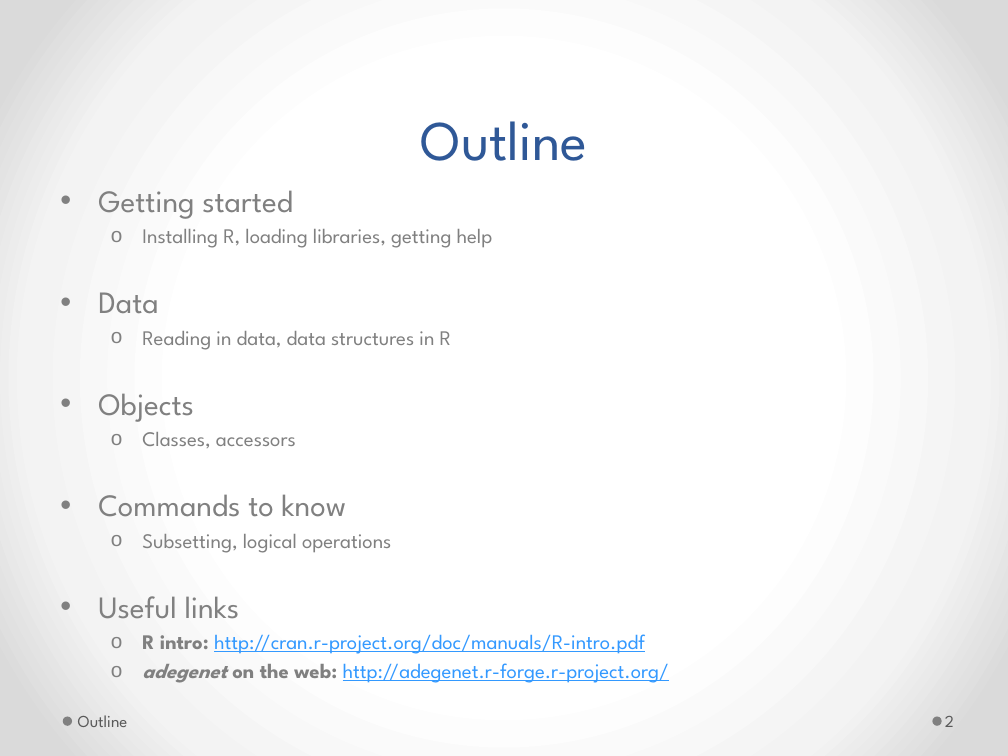
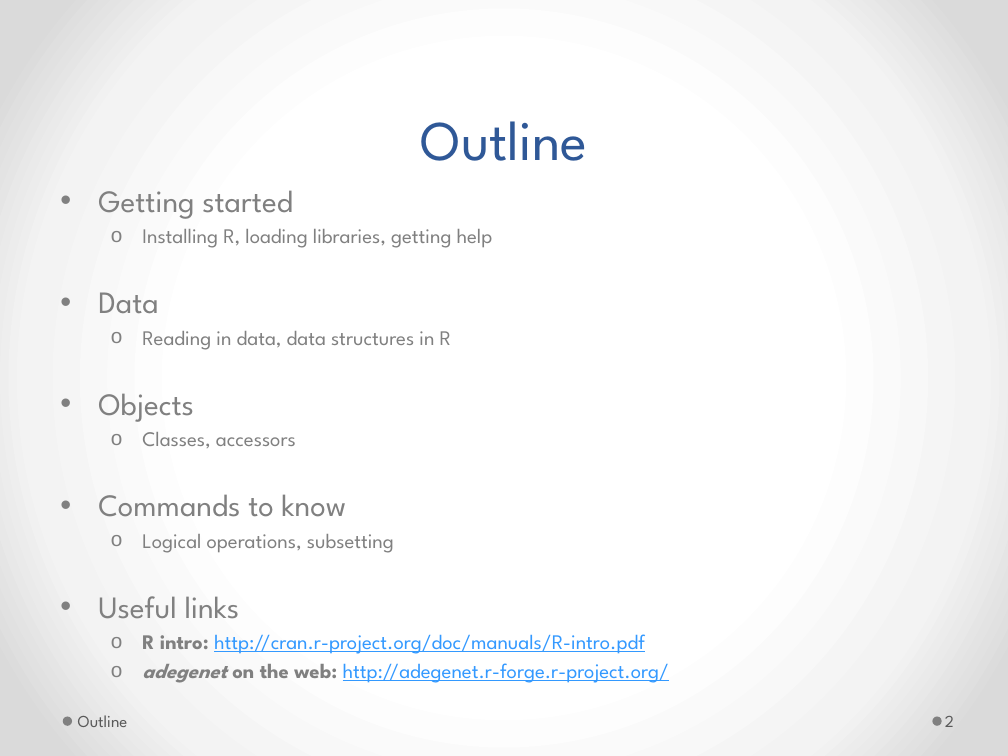
Before and after one commit to r-forge/adegenet, a slide deck: slide 2 of www/files/Leuven2014/Refresh-R.pptx. Drawn at 1008x756 pixels with LibreOffice and Linux fonts; fonts in the diff are those of the drawing. Boxes give left, top, right and bottom in pixels: in the first picture for what was removed or moved away, otherwise in the second. Text is boxed around its words. In the diff, an @@ line names an element or a change of style, - is before the commit and + after.

```diff
--- a/www/files/Leuven2014/Refresh-R.pptx
+++ b/www/files/Leuven2014/Refresh-R.pptx
@@ text at box(142, 534, 394, 553): text changed @@
-  o Subsetting, logical operations
+  o Logical operations, subsetting
```
Also in this commit, not shown: 4 other slides changed, 2 other files.
